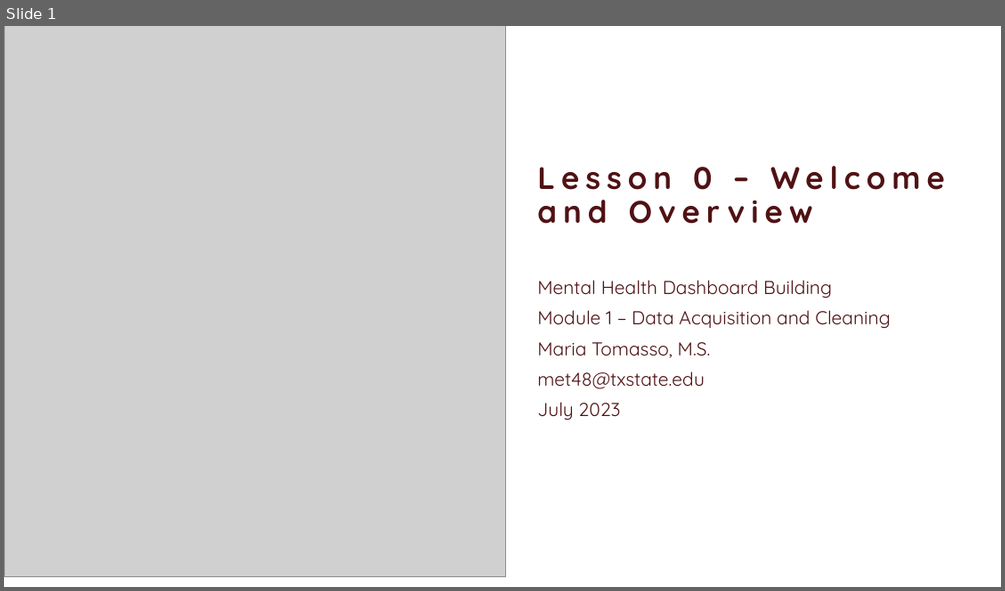
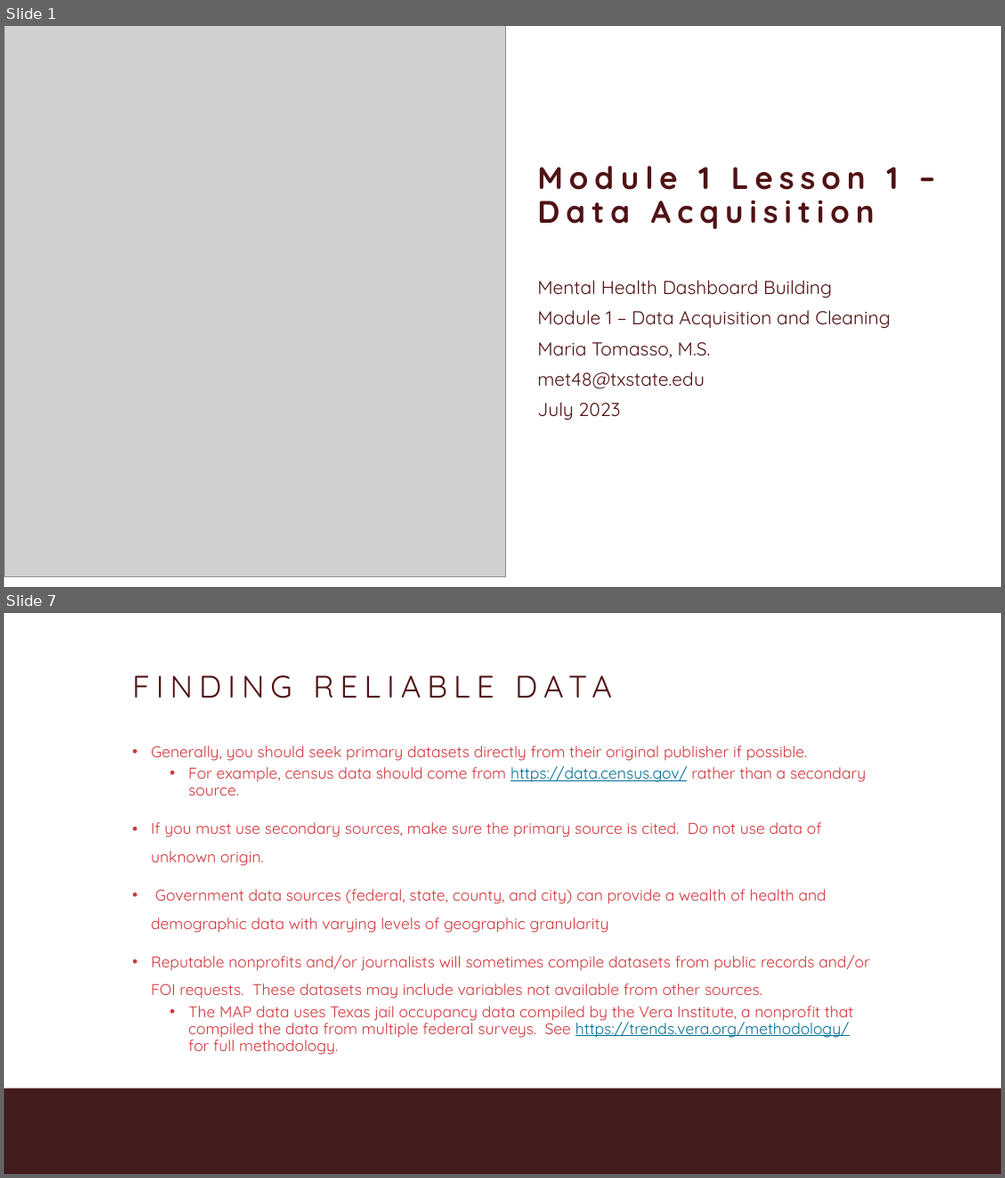
Before and after one commit to MariaElise-T/MH_Dashboard_Tutorial, a slide deck: Formatted Slides/Module1_Video1.pptx. Shown one above the other, each under a label of ours: slide 1 before the commit, slides 1 and 7 after it; the slides between them are not shown. The pictures are 1005x591 and 1005x1178 pixels, drawn with LibreOffice and Linux fonts; fonts in the diff are those of the drawing; grey boxes stand for pictures; background and template pictures are left out. Boxes give left, top, right and bottom in pixels: in the first picture for what was removed or moved away, otherwise in the second. Text is boxed around its words. In the diff, an @@ line names an element or a change of style, - is before the commit and + after.

```diff
--- a/Formatted Slides/Module1_Video1.pptx
+++ b/Formatted Slides/Module1_Video1.pptx
@@ slide 7 added at <box>4,613,1001,1174</box>, background #FFFFFF; not listed: 1 template element that a slide beside it also shows @@
@@ title added at <box>129,669,876,715</box>, 60 pt, text #501214 @@
+FINDING RELIABLE DATA
@@ text added at <box>151,746,869,1038</box>, 30 pt, text #D2353A @@
+• Generally, you should seek primary datasets directly from their original publisher if possible.
+  • For example, census data should come from https://data.census.gov/ rather than a secondary source.
+• If you must use secondary sources, make sure the primary source is cited. Do not use data of unknown origin.
+• Government data sources (federal, state, county, and city) can provide a wealth of health and demographic data with varying levels of geographic granularity
+• Reputable nonprofits and/or journalists will sometimes compile datasets from public records and/or FOI requests. These datasets may include variables not available from other sources.
+  • The MAP data uses Texas jail occupancy data compiled by the Vera Institute, a nonprofit that compiled the data from multiple federal surveys. See https://trends.vera.org/methodology/ for full methodology.
@@ slide 1 changed as well @@
@@ title at <box>537,166,898,229</box>: text changed @@
-Lesson 0 – Welcome and Overview
+Module 1 Lesson 1 – Data Acquisition
```
Also in this commit, not shown: 2 other slides changed, 8 other slides added, 9 other files.
